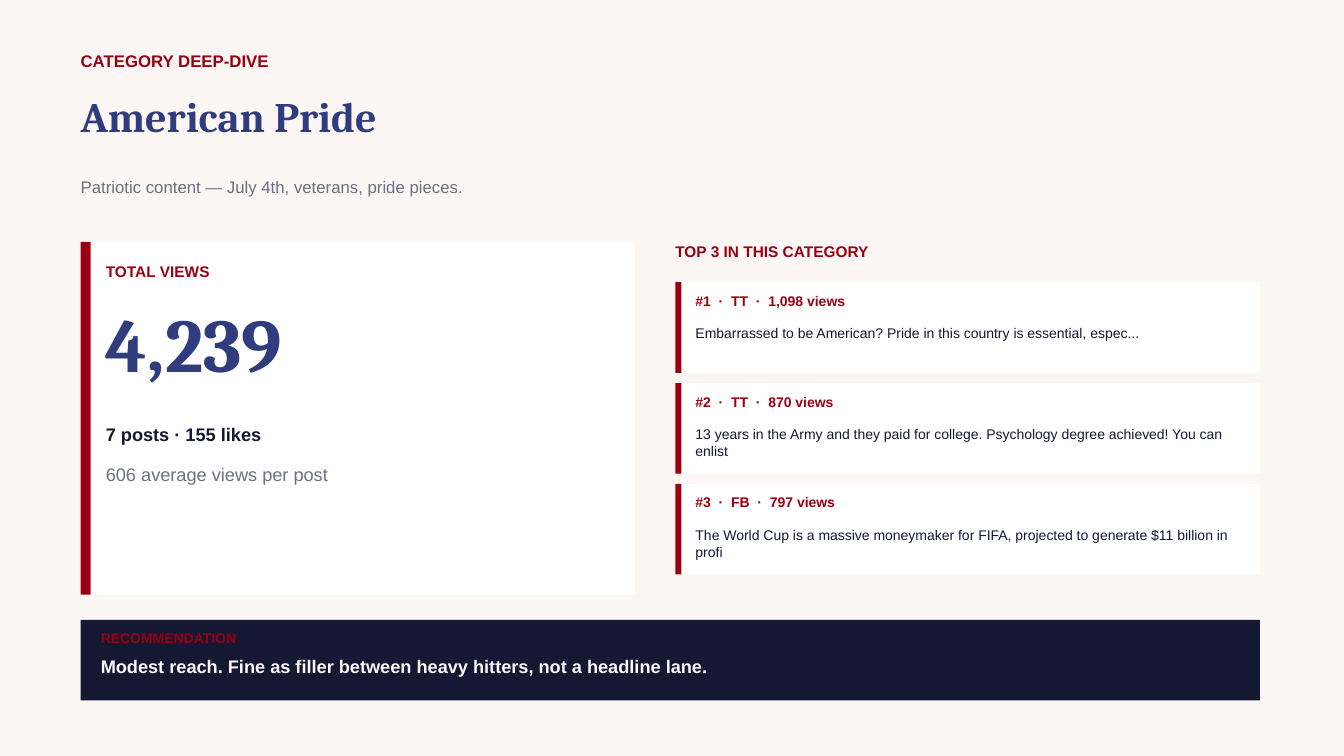
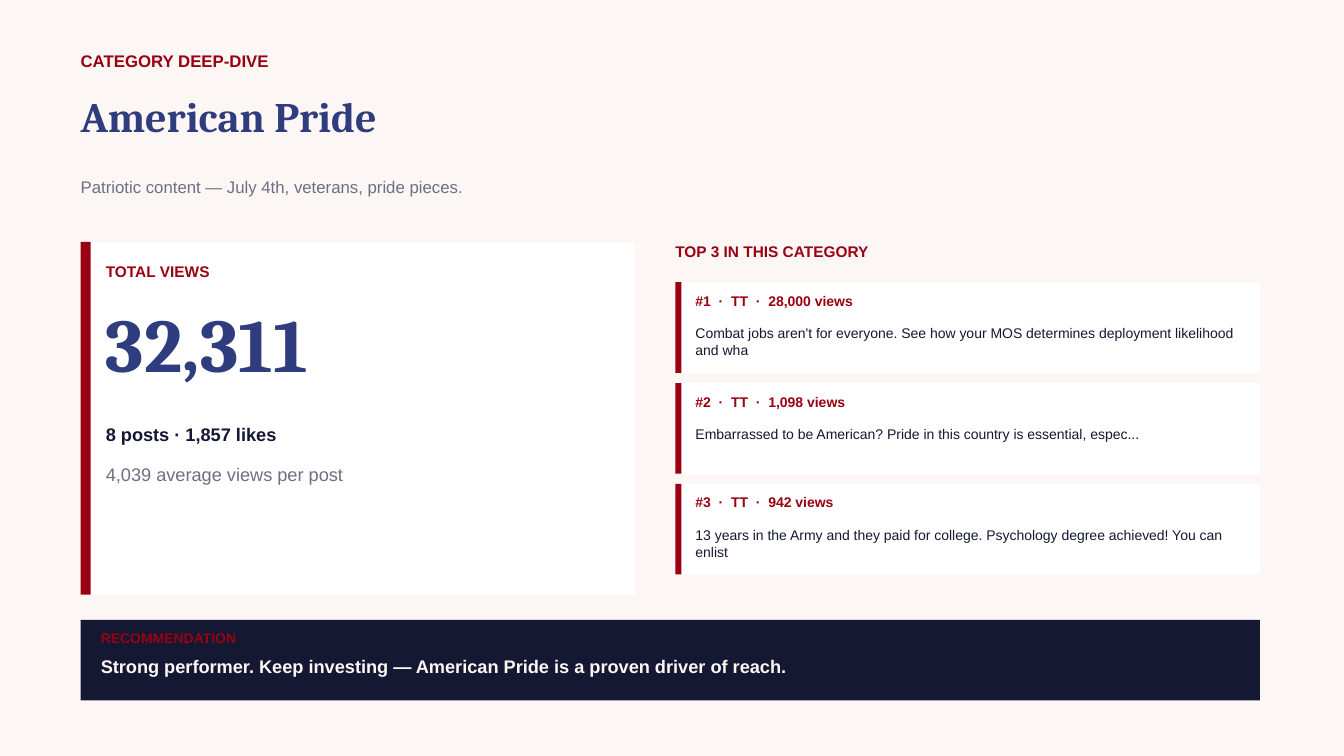
Before and after one commit to zvmmer/talking-downey-kpis, a slide deck: slide 8 of SPONSOR_CONTENT_REPORT.pptx (slide 11 before the commit). Drawn at 1344x756 pixels with LibreOffice and Linux fonts; fonts in the diff are those of the drawing. Boxes give left, top, right and bottom in pixels: in the first picture for what was removed or moved away, otherwise in the second. Text is boxed around its words. In the diff, an @@ line names an element or a change of style, - is before the commit and + after.

```diff
--- a/SPONSOR_CONTENT_REPORT.pptx
+++ b/SPONSOR_CONTENT_REPORT.pptx
@@ text at (695, 296, 853, 309): text changed @@
-#1 · TT · 1,098 views
+#1 · TT · 28,000 views
@@ text at (106, 320, 308, 383): text changed @@
-4,239
+32,311
@@ text added at (695, 328, 1233, 355), 10 pt, text #141833 @@
+Combat jobs aren't for everyone. See how your MOS determines deployment likelihood and wha
@@ text at (695, 397, 845, 410): text changed @@
-#2 · TT · 870 views
+#2 · TT · 1,098 views
@@ text at (106, 427, 276, 445): text changed @@
-7 posts · 155 likes
+8 posts · 1,857 likes
@@ text "Embarrassed to be American? Pride ...": place and size @@
-text "Embarrassed to be American? Pride ..." at (695, 328, 1139, 341)
+text "Embarrassed to be American? Pride ..." at (695, 429, 1139, 442)
@@ text at (106, 468, 343, 485): text changed @@
-606 average views per post
+4,039 average views per post
@@ text at (695, 497, 833, 507): text changed @@
-#3 · FB · 797 views
+#3 · TT · 942 views
@@ text "13 years in the Army ...": place and size @@
-text "13 years in the Army ..." at (695, 429, 1223, 456)
+text "13 years in the Army ..." at (695, 530, 1223, 557)
@@ text removed at (695, 530, 1228, 560) @@
-The World Cup is a massive moneymaker for FIFA, projected to generate $11 billion in profi
@@ text at (101, 659, 786, 677): text changed @@
-Modest reach. Fine as filler between heavy hitters, not a headline lane.
+Strong performer. Keep investing — American Pride is a proven driver of reach.
```
Also in this commit, not shown: 12 other slides changed, 5 other files.
